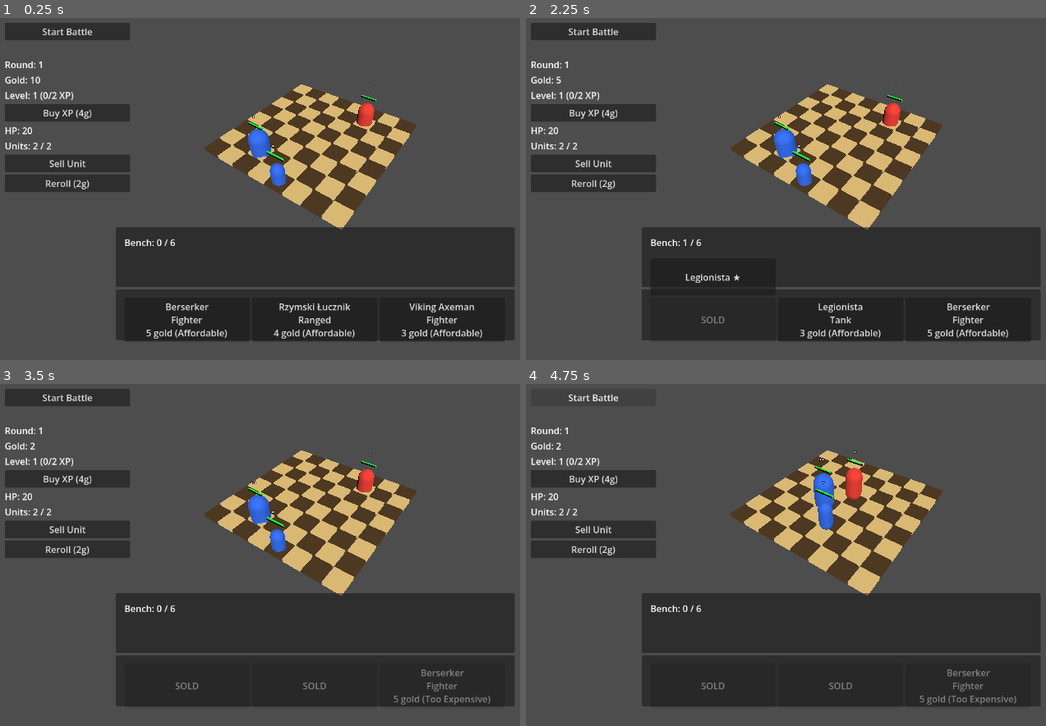
Above: before the commit, frames 1-4 (two rows, left to right).
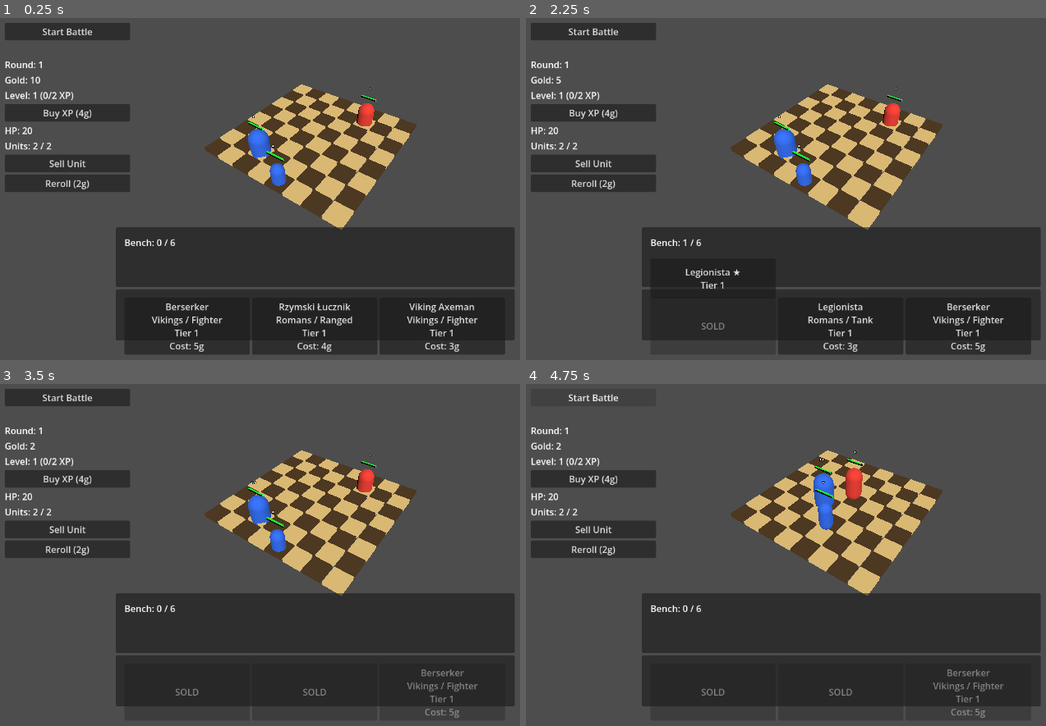
Above: after the commit, the same moments.

Repository: janmgryka-bit/warmarket
Game: Godot game, scene res://scenes/Main.tscn
Two runs of this game, one before a commit and one after it. Both use one fixed random seed, a clock stepped at 60 frames per second and the inputs below.
Inputs (mouse positions are in pixels of both pictures, inside the frame that each line leads up to):
- Up to frame 1 (0.25 s): no input
- Up to frame 2 (2.25 s): click "Sell Unit" at 0.5 s; click "Reroll (2g)" at 1.25 s; click (713, 318) at 2 s, where only the run before the commit has a clickable "Legionista Tank 3 gold (Affor…"
- Up to frame 3 (3.5 s): click (317, 684) at 2.75 s, where only the run before the commit has a clickable "Legionista Tank 3 gold (Affor…"
- Up to frame 4 (4.75 s): click "Start Battle" at 3.5 s; click "Start Battle" at 4.25 s

The runs differ from the first frame. In frame 1, 3.6% of the frame differs, in the area x 24-98%, y 87-99%; in frame 2, 2.7%; in frame 3, 0.5%; in frame 4, 0.5%.

Commit message:
Show unit tiers in shop and bench

Diff:
--- a/godot_project/war-market/scripts/game.gd
+++ b/godot_project/war-market/scripts/game.gd
@@ -658,19 +658,19 @@
 			continue
 
 		var card := Button.new()
-		card.custom_minimum_size = Vector2(220, 65)
+		card.custom_minimum_size = Vector2(220, 85)
 
 		if i in sold_shop_offer_indices:
 			card.text = "SOLD"
 			card.disabled = true
 		else:
 			var can_afford = player_gold >= data["base_price"]
-			var affordability_text = "(Affordable)" if can_afford else "(Too Expensive)"
-			card.text = "%s\n%s\n%d gold %s" % [
+			card.text = "%s\n%s / %s\nTier %d\nCost: %dg" % [
 				data["name"],
+				data["faction"],
 				data["role"],
-				data["base_price"],
-				affordability_text
+				data.get("tier", 1),
+				data["base_price"]
 			]
 			card.disabled = not can_afford
 			card.pressed.connect(_on_shop_card_pressed.bind(unit_id, i))
@@ -950,7 +950,7 @@
 	for i in range(bench_units.size()):
 		var entry = bench_units[i]
 		var button = Button.new()
-		button.custom_minimum_size = Vector2(220, 65)
+		button.custom_minimum_size = Vector2(220, 70)
 		button.text = get_bench_unit_display_name(entry)
 		button.pressed.connect(_on_bench_unit_pressed.bind(i))
 		bench_items.add_child(button)
@@ -960,7 +960,7 @@
 	var data: Dictionary = unit_database.get_unit_data(unit_id)
 	var star_level = entry.get("star_level", 1)
 	var name = data.get("name", unit_id)
-	return "%s %s" % [name, "★".repeat(clamp(star_level, 1, 3))]
+	return "%s %s\nTier %d" % [name, "★".repeat(clamp(star_level, 1, 3)), data.get("tier", 1)]
 
 func _on_bench_unit_pressed(index: int) -> void:
 	if not is_preparation_phase():
--- a/godot_project/war-market/tests/smoke_test.gd
+++ b/godot_project/war-market/tests/smoke_test.gd
@@ -208,7 +208,7 @@
 	assert_eq(game.bench_units.size(), 1, "Bench should merge three identical 2-star units into one entry")
 	assert_eq(game.bench_units[0].get("unit_id", ""), unit_id, "3-star merged unit should preserve unit id")
 	assert_eq(game.bench_units[0].get("star_level", 1), 3, "Merged unit should be 3-star")
-	assert_eq(game.get_bench_unit_display_name(game.bench_units[0]), "Roman Spearman ★★★", "Bench UI text should show three stars")
+	assert_eq(game.get_bench_unit_display_name(game.bench_units[0]), "Roman Spearman ★★★\nTier 1", "Bench UI text should show stars and tier")
 	var gold_before = game.player_gold
 	game.selected_bench_index = 0
 	game._on_sell_unit_button_pressed()
